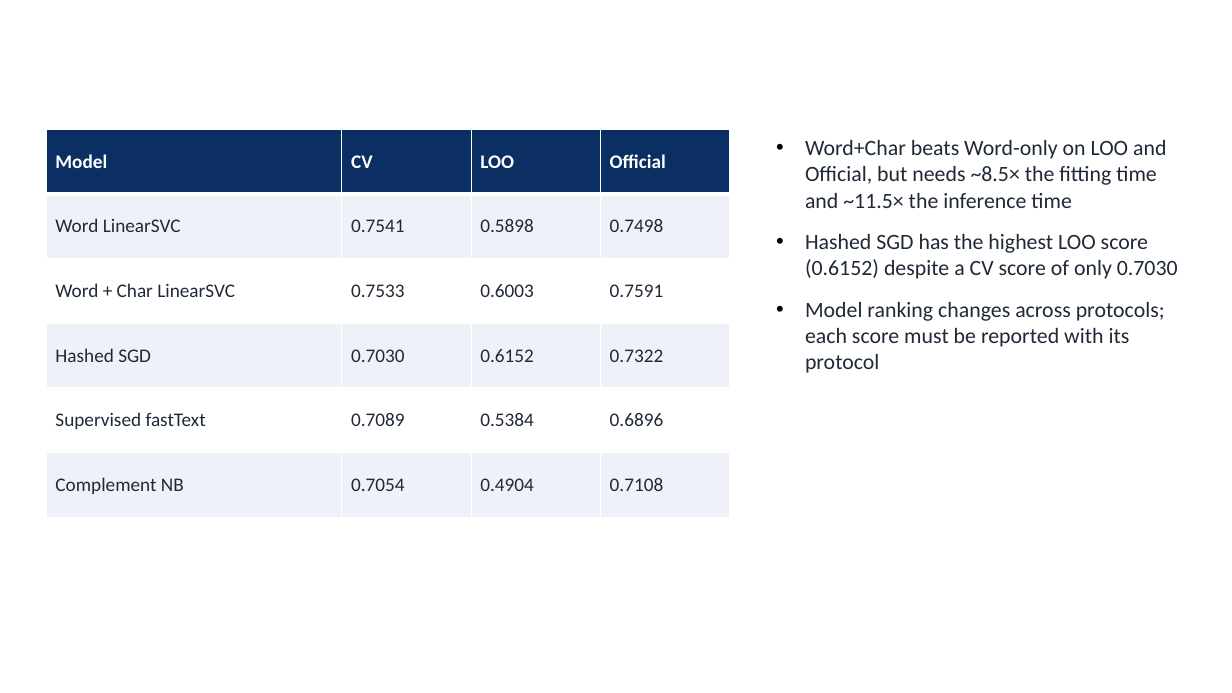
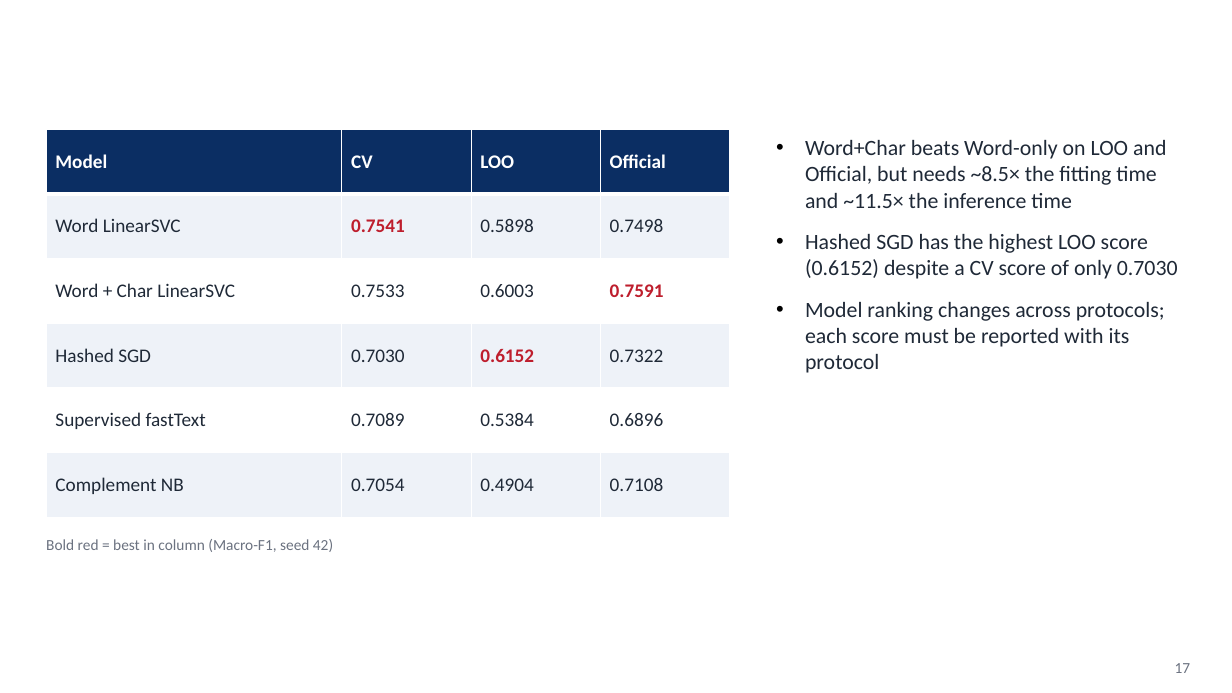
Before and after one commit to kiet21042003/nlbse24-issue-classification, a slide deck: slide 17 of presentation/Seminar_2_Slides.pptx. Drawn at 1232x693 pixels with LibreOffice and Linux fonts; fonts in the diff are those of the drawing; background and template pictures are left out. Boxes give left, top, right and bottom in pixels: in the first picture for what was removed or moved away, otherwise in the second. Text is boxed around its words. In the diff, an @@ line names an element or a change of style, - is before the commit and + after.

```diff
--- a/presentation/Seminar_2_Slides.pptx
+++ b/presentation/Seminar_2_Slides.pptx
@@ table at [46, 129, 730, 498] @@
@@ text colour #1F2937 to #BE1E2D, bold on in "0.7541", "0.7591", "0.6152" @@
@@ text added at [46, 539, 333, 552], 12 pt, text #6B7280 @@
+Bold red = best in column (Macro-F1, seed 42)
@@ page number added at [1175, 663, 1191, 673], 12 pt, text #6B7280 @@
+17
```
Also in this commit, not shown: 12 other slides changed.
